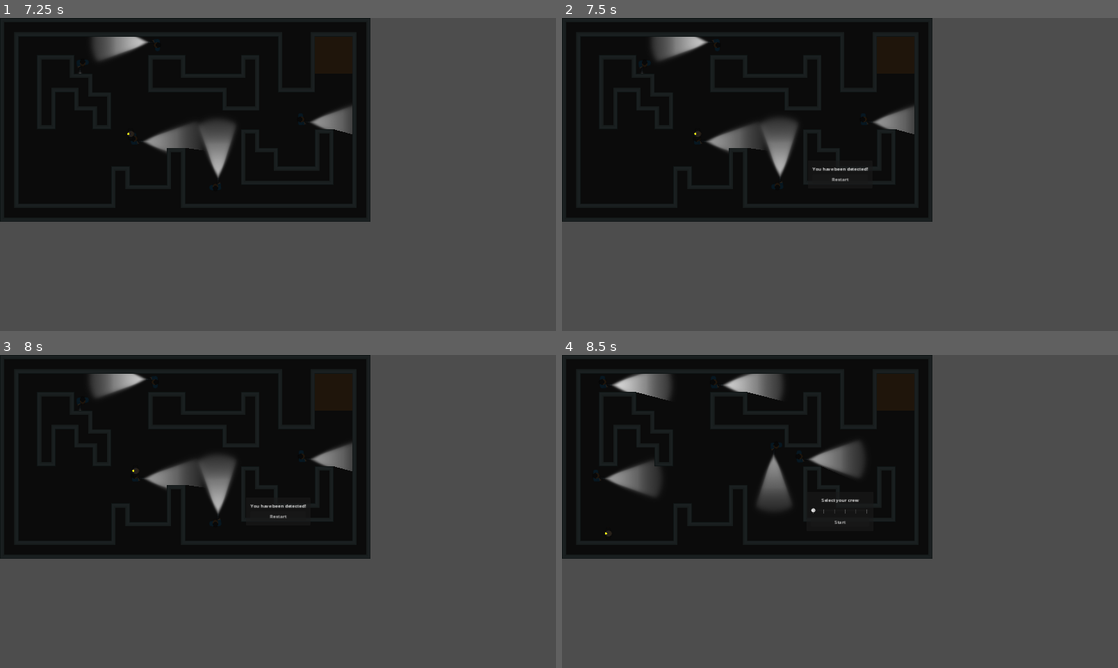
Above: before the commit, frames 1-4 (two rows, left to right).
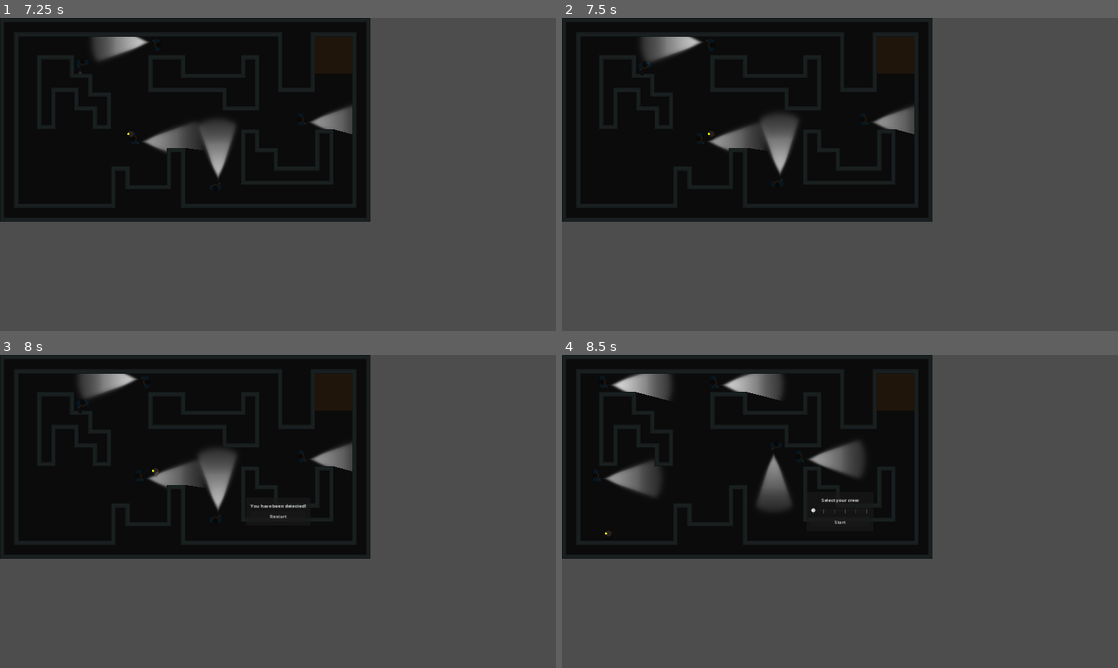
Above: after the commit, the same moments.

Repository: stesim/stammheim
Game: Godot game, scene res://sandbox.tscn
Same seed, same stepped clock (60 frames per second), same inputs: the game is played once before the commit and once after it.
Inputs:
- Up to frame 1 (7.25 s): click "Start" at 0.5 s; hold Tab (p0.switch_character) 1.28-2.03 s; hold W (p0.move_up) 1.28-2.78 s; tap End (p1.switch_character) every 1.5 s from 2.1 to 6.6 s; hold Tab (p0.switch_character) 2.78-3.53 s; hold A (p0.move_left) 2.78-4.28 s; hold S (p0.move_down) 4.28-5.03 s; hold Tab (p0.switch_character) 4.28-5.03 s; hold D (p0.move_right) 5.03-5.78 s; hold W (p0.move_up) 5.78-6.53 s; hold Tab (p0.switch_character) 5.78-6.53 s; hold D (p0.move_right) from 6.53 s (still down)
- Up to frame 2 (7.5 s): keep holding D (p0.move_right); hold Tab (p0.switch_character) from 7.28 s (still down)
- Up to frame 3 (8 s): keep holding D (p0.move_right); keep holding Tab (p0.switch_character)
- Up to frame 4 (8.5 s): release D (p0.move_right) at 8 s; release Tab (p0.switch_character) at 8 s; click "Restart" at 8 s

Frame 1 is identical in both runs. In frame 2, 0.8% of the frame differs, in the area x 14-55%, y 6-53%; in frame 3, 1.0%, in the area x 14-43%, y 6-53%; in frame 4, nothing differs.

Commit message:
fixed alignment of guard view cone with light cone

Diff:
--- a/guard.tscn
+++ b/guard.tscn
@@ -110,12 +110,13 @@
 shape = SubResource("CapsuleShape2D_wosuh")
 
 [node name="view_area" type="Area2D" parent="."]
+position = Vector2(24, 10)
 collision_layer = 0
 collision_mask = 2
 
 [node name="view_cone" type="CollisionPolygon2D" parent="view_area"]
 visible = false
-polygon = PackedVector2Array(0, 0, 192, 64, 192, -64)
+polygon = PackedVector2Array(0, 0, 200, 64, 200, -64)
 
 [node name="light" type="PointLight2D" parent="."]
 unique_name_in_owner = true
